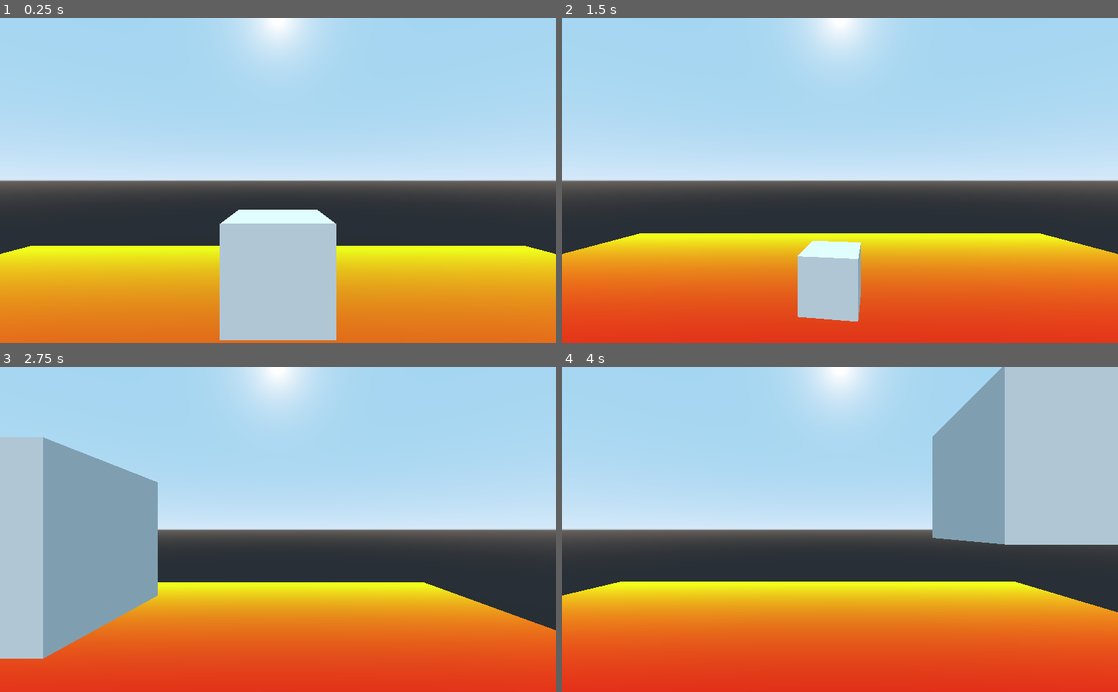
Above: before the commit, frames 1-4 (two rows, left to right).
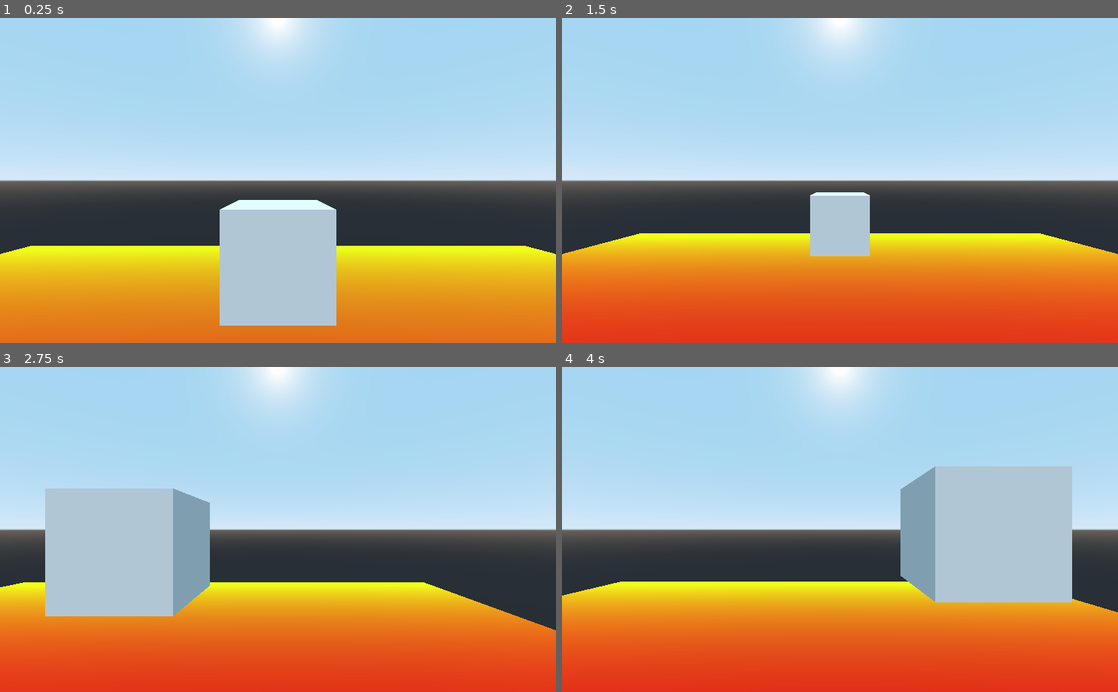
Above: after the commit, the same moments.

Repository: Inateblig/GodotPickupSystem
Game: Godot game, scene res://World.tscn
The game is run twice, just before and just after one commit, with the same random seed, the same clock (stepped at 60 frames per second) and the same inputs.
Inputs (mouse positions are in pixels of both pictures, inside the frame that each line leads up to):
- Up to frame 1 (0.25 s): no input
- Up to frame 2 (1.5 s): tap Enter at 0.5 s; move the mouse to (962, 164) at 0.52 s; hold D (d) 0.53-1.28 s; tap Space (jump) at 0.77 s; tap E (e) at 0.8, 1.35 s; move the mouse to (728, 196) at 1.27 s
- Up to frame 3 (2.75 s): tap Space (jump) at 1.52, 2 s; tap F (f) at 1.55 s; move the mouse to (333, 458) at 2.02 s; hold F (f) from 2.03 s (still down); click (333, 458) at 2.3 s
- Up to frame 4 (4 s): move the mouse to (812, 594) at 2.77 s; release F (f) at 2.78 s; click (812, 594) at 2.85 s; tap Space (jump) at 3.02, 3.77 s; tap S (s) at 3.05 s; tap Enter at 3.5 s; move the mouse to (1006, 578) at 3.52 s; hold S (s) from 3.53 s (still down); tap D (d) at 3.8 s

The runs differ from the first frame. In frame 1, 2.4% of the frame differs, in the area x 39-61%, y 55-100%; in frame 2, 4.3%; in frame 3, 19%; in frame 4, 20%, in the area x 60-100%, y 0-73%.

Commit message:
only knbd

Diff:
--- a/src/Knbd.gd
+++ b/src/Knbd.gd
@@ -1,6 +1,6 @@
 extends "res://Object.gd"
 
-func init():
+func _init():
 	add_to_group("obj")
 	print(get_name())
-	self.name = "Object"
+	name = "Object"
--- a/src/Object.gd
+++ b/src/Object.gd
@@ -1,15 +1,20 @@
 extends Spatial
+
+var knbd = KinematicBody.new()
+var rgbd = RigidBody.new()
 
 func _init():
 	add_to_group("obj")
 
-func set_kndb(_vel, bd: Object, knbdscript):
-	self.replace_by(bd)
-	self.set_script(knbdscript)
+func set_kndb(_vel, knbd, rgbd, knbdscript):
+	rgbd.replace_by(knbd)
+	rgbd.queue_free()
+	knbd.set_script(knbdscript)
 
-func set_rgdb(bd, rgbdscript):
-	self.replace_by(bd)
-	self.set_script(rgbdscript)
+func set_rgdb(knbd, rgbd, rgbdscript):
+	knbd.replace_by(rgbd)
+	knbd.queue_free()
+	rgbd.set_script(rgbdscript)
 
 func pick_up(vel: Vector3, knbd: Object):
 	if knbd.is_inside_tree():
--- a/src/Rgbd.gd
+++ b/src/Rgbd.gd
@@ -3,4 +3,4 @@
 func _init():
 	add_to_group("obj")
 	print(get_name())
-	self.name = "Object"
+	name = "Object"
--- a/src/Spatial.gd
+++ b/src/Spatial.gd
@@ -17,24 +17,28 @@
 var knbdscript = preload("res://Knbd.gd")
 var rgdbscript = preload("res://Rgbd.gd")
 
-onready var object = get_tree().get_nodes_in_group("obj")[0]
+onready var object = $Object
+
 func _physics_process(_dt):
+
 	if Input.is_action_pressed("pickup"):
-#		object = get_node("Object")
-		var vel = ($Player/Head/Camera/Position3D.global_transform.origin - object.global_transform.origin)
-#		print(object.global_transform.origin)
+		var tarpos = $Player/Head/Camera/Position3D.global_transform.origin
+		var objpos = object.global_transform.origin
+		var vel = object.to_local(tarpos)
+		object.move_and_slide(vel * 100, Vector3.UP)
 		if !set_knbd_hase:
 			if object == null:
 				object = get_node("@@2")
 			print(object)
 			set_knbd_hase = true
 			set_rgbd_hase = false
-			object.set_kndb(vel, knbd, knbdscript)
+			object.set_kndb(vel, knbd, rgbd, knbdscript)
 		object.pick_up(vel, knbd)
-#		print(object)
-	elif Input.is_action_just_released("pickup"):
-		print("dropped")
-		if !set_rgbd_hase:
-			set_knbd_hase = false
-			set_rgbd_hase = true
-			object.set_rgdb(rgbd, rgdbscript)
+		print(object.global_transform.origin)
+		print(object)
+#	elif Input.is_action_just_released("pickup"):
+#		print("dropped")
+#		if !set_rgbd_hase:
+#			set_knbd_hase = false
+#			set_rgbd_hase = true
+#			object.set_rgdb(knbd, rgbd, rgdbscript)
--- a/src/World.tscn
+++ b/src/World.tscn
@@ -47,7 +47,7 @@
 [node name="Position3D" type="Position3D" parent="Player/Head/Camera"]
 transform = Transform( 1, 0, 0, 0, 1, 0, 0, 0, 1, 0, 0, -4 )
 
-[node name="Object" type="RigidBody" parent="."]
+[node name="Object" type="KinematicBody" parent="."]
 transform = Transform( 1, 0, 0, 0, 1, 0, 0, 0, 1, 0, 0, -5 )
 script = ExtResource( 3 )
 
